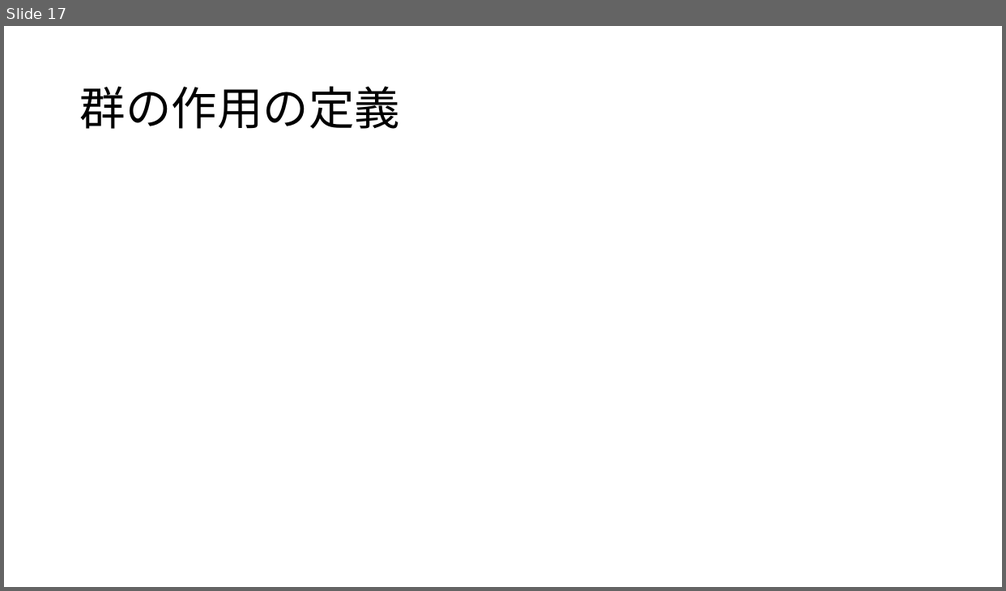
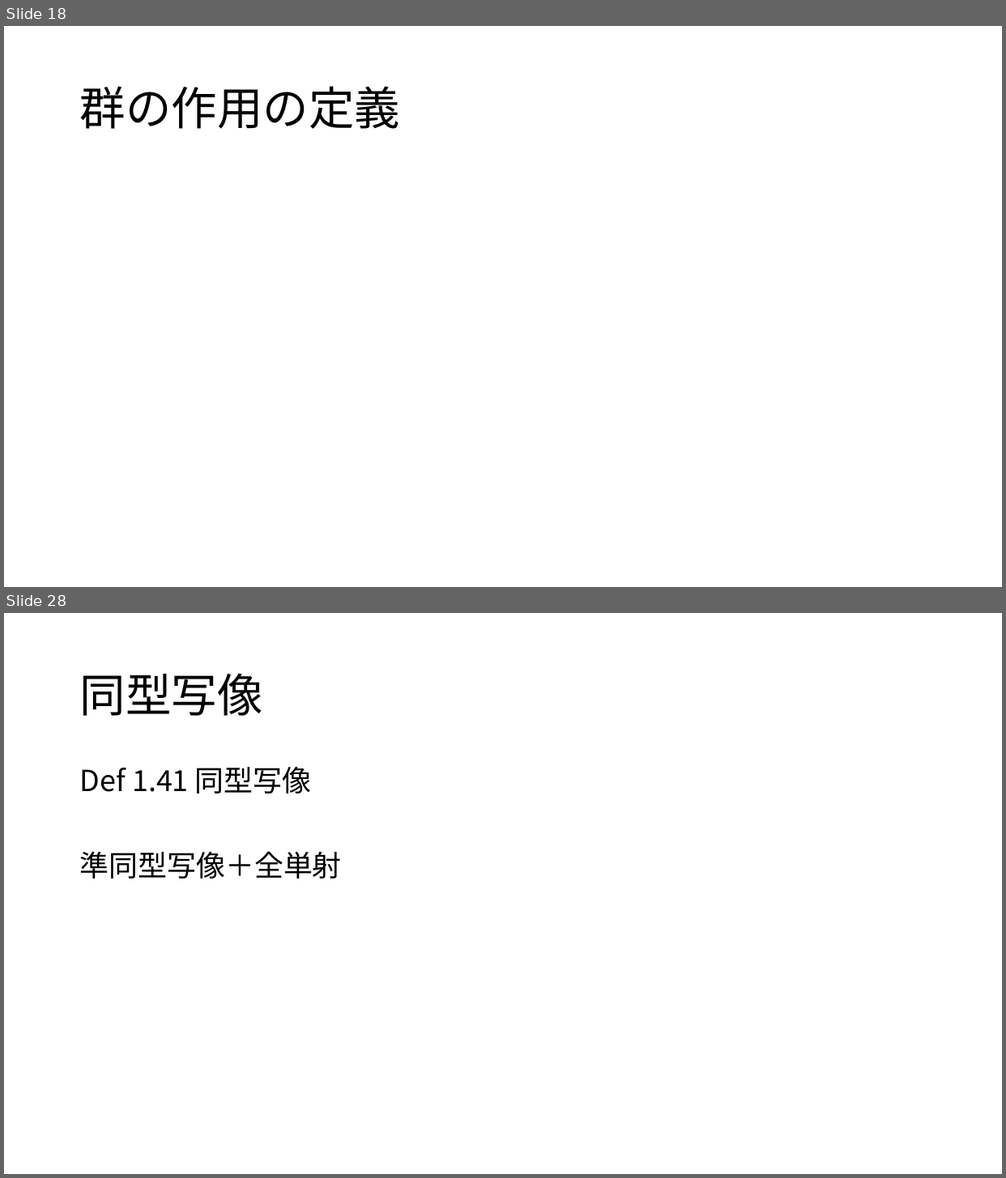
Before and after one commit to math-er/hyperbolic-space, a slide deck: section1(導入と一次分数変換)/群の気持ち.pptx. Shown one above the other, each under a label of ours: slide 17 before the commit, slides 18 and 28 after it; the slides between them are not shown. The pictures are 1006x591 and 1006x1178 pixels, drawn with LibreOffice and Linux fonts; fonts in the diff are those of the drawing; grey boxes stand for pictures. Boxes give left, top, right and bottom in pixels: in the first picture for what was removed or moved away, otherwise in the second. Text is boxed around its words. In the diff, an @@ line names an element or a change of style, - is before the commit and + after.

```diff
--- a/section1(導入と一次分数変換)/群の気持ち.pptx
+++ b/section1(導入と一次分数変換)/群の気持ち.pptx
@@ slide 28 added at (4,613,1002,1174), background #FFFFFF @@
@@ title added at (80,673,263,716), 44 pt, text #000000 @@
+同型写像
@@ text added at (80,767,342,879), 28 pt, text #000000 @@
+Def 1.41 同型写像
+準同型写像＋全単射
@@ what was slide 17 is now slide 18 @@
```
Also in this commit, not shown: 2 slides changed, 8 other slides added.
